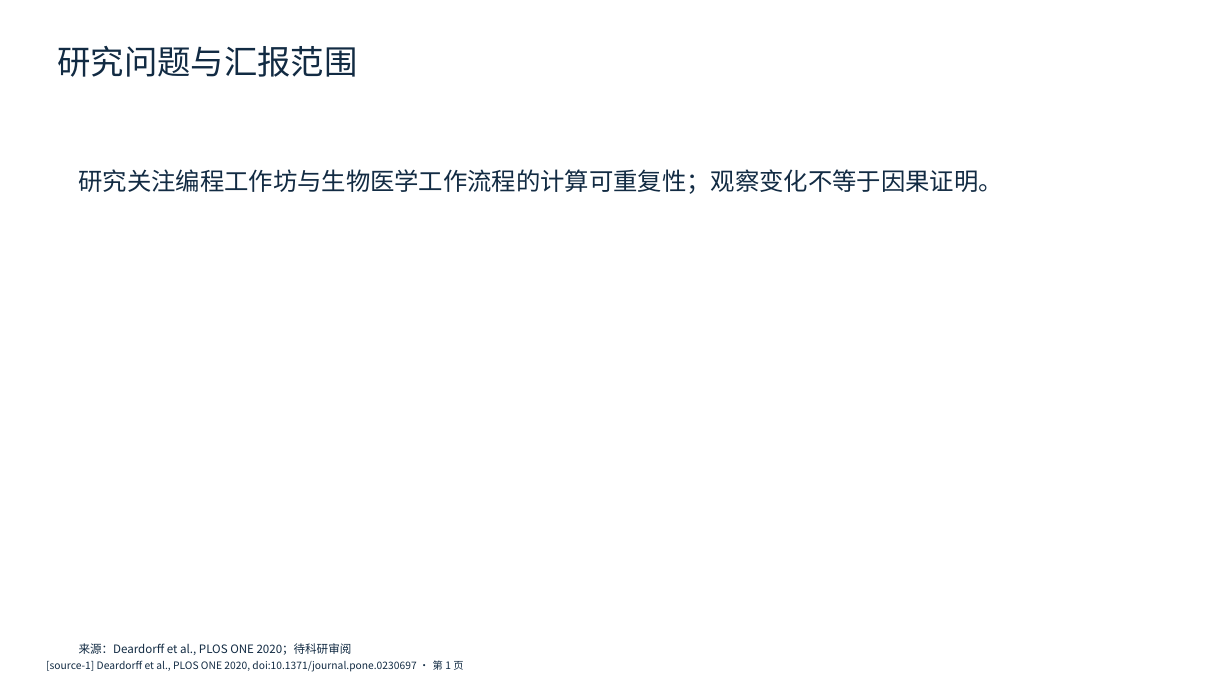
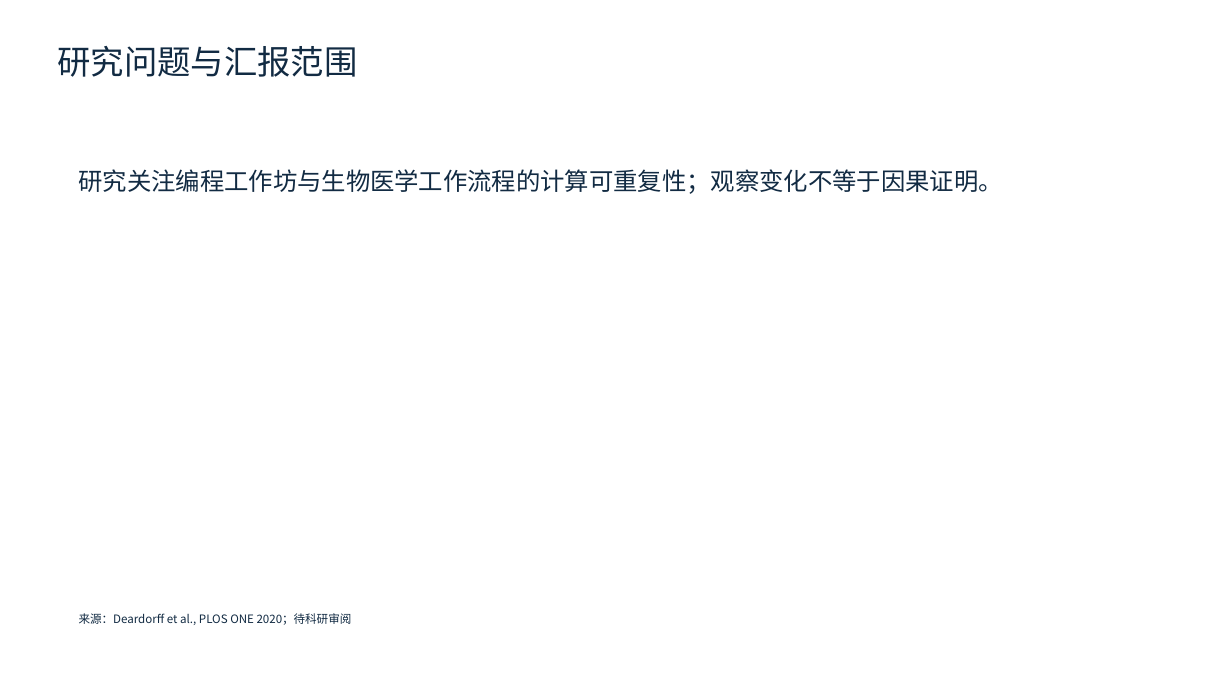
Before and after one commit to AtomInnoLab/WisWork, a slide deck: slide 2 of docs/product/ppt-benchmark-materials/PPT-P0-15/wiswork-generated-candidate.pptx. Drawn at 1232x693 pixels with LibreOffice and Linux fonts; fonts in the diff are those of the drawing. Boxes give left, top, right and bottom in pixels: in the first picture for what was removed or moved away, otherwise in the second. Text is boxed around its words. In the diff, an @@ line names an element or a change of style, - is before the commit and + after.

Commit message:
Add source-backed P0-15 generated edit-path candidate

```diff
--- a/docs/product/ppt-benchmark-materials/PPT-P0-15/wiswork-generated-candidate.pptx
+++ b/docs/product/ppt-benchmark-materials/PPT-P0-15/wiswork-generated-candidate.pptx
@@ text "来源：Deardorff et al., PLOS ONE ...": place and size @@
-text "来源：Deardorff et al., PLOS ONE ..." at (79, 643, 352, 655)
+text "来源：Deardorff et al., PLOS ONE ..." at (79, 613, 352, 625)
@@ text removed at (46, 660, 463, 672) @@
-[source-1] Deardorff et al., PLOS ONE 2020, doi:10.1371/journal.pone.0230697 · 第 1 页
```
Also in this commit, not shown: 7 other slides changed, 7 other files.
